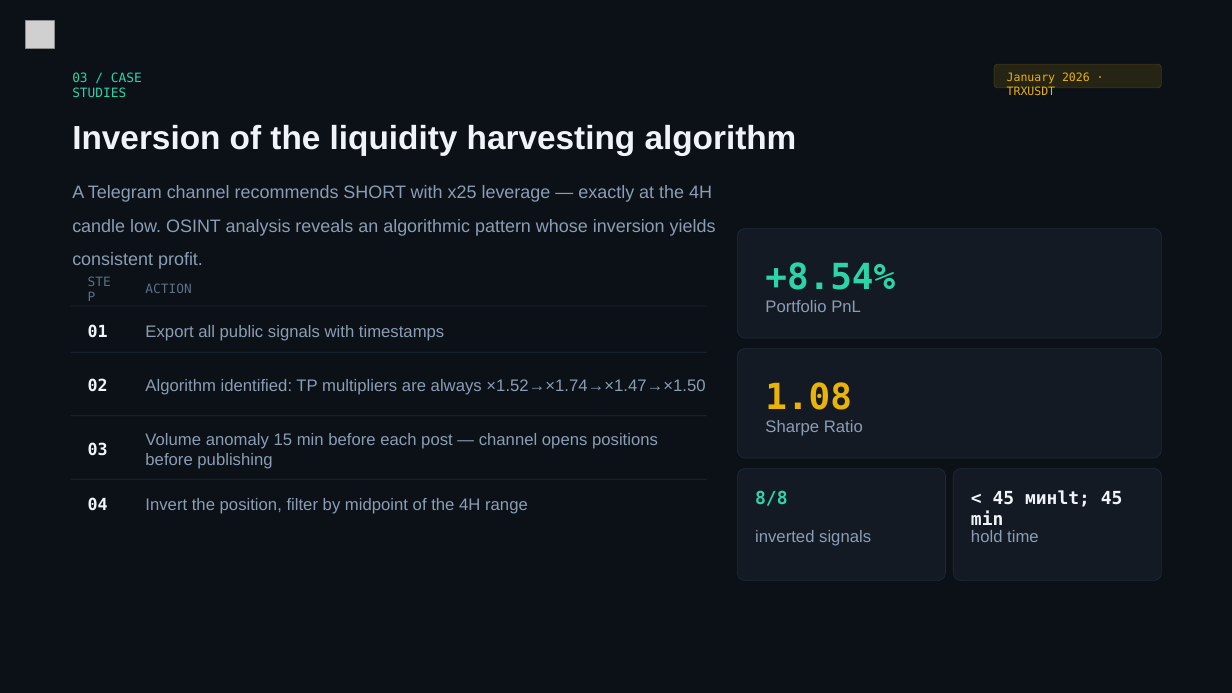
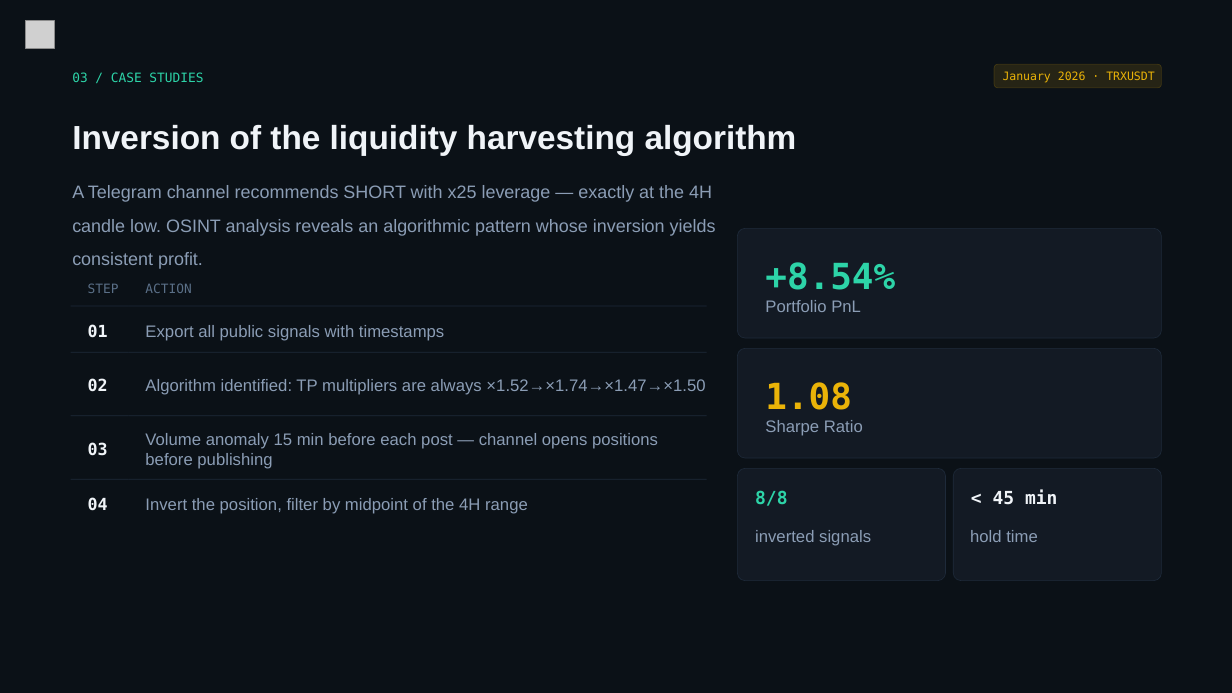
Before and after one commit to theonetrade/theonetrade, a slide deck: slide 9 of assets/theonetrade_en.pptx. Drawn at 1232x693 pixels with LibreOffice and Linux fonts; fonts in the diff are those of the drawing; grey boxes stand for pictures. Boxes give left, top, right and bottom in pixels: in the first picture for what was removed or moved away, otherwise in the second. Text is boxed around its words. In the diff, an @@ line names an element or a change of style, - is before the commit and + after.

```diff
--- a/assets/theonetrade_en.pptx
+++ b/assets/theonetrade_en.pptx
@@ text "03 / CASE STUDIES" rewrapped from [72, 72, 142, 97] to [72, 72, 203, 82] @@
@@ text "January 2026 · TRXUSDT" rewrapped from [1007, 72, 1090, 95] to [1003, 71, 1154, 83] @@
@@ text "STEP" rewrapped from [86, 279, 118, 298] to [88, 283, 119, 293] @@
@@ text at [993, 489, 1057, 505]: text changed @@
-< 45 минlt; 45 min
+< 45 min
```
Also in this commit, not shown: 7 other slides changed, 1 other file.
